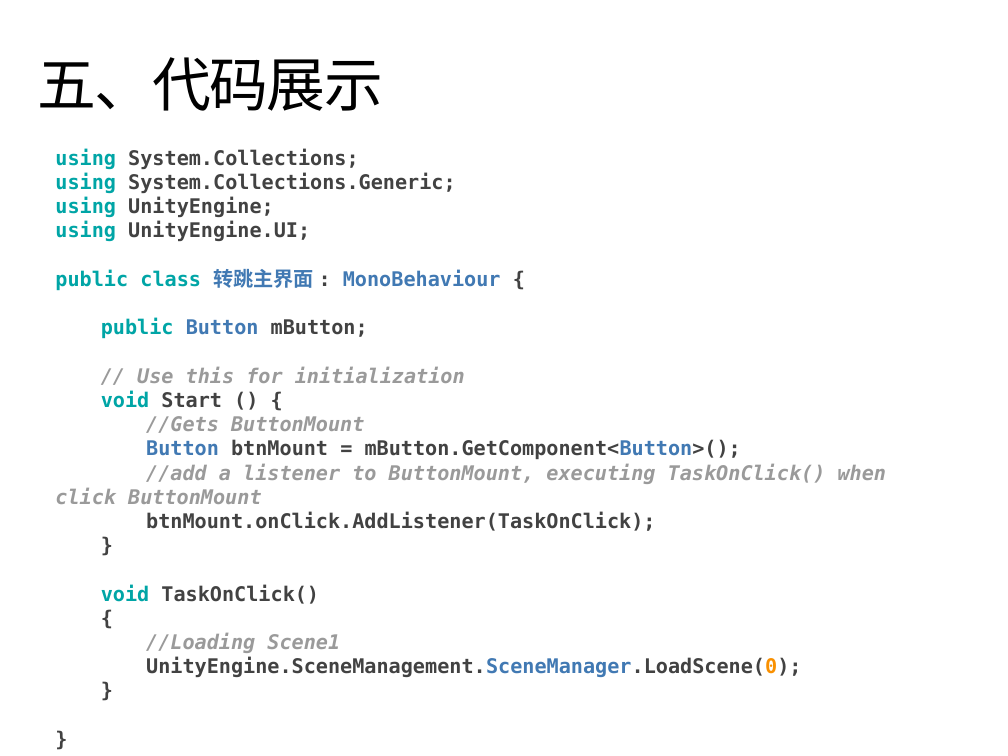
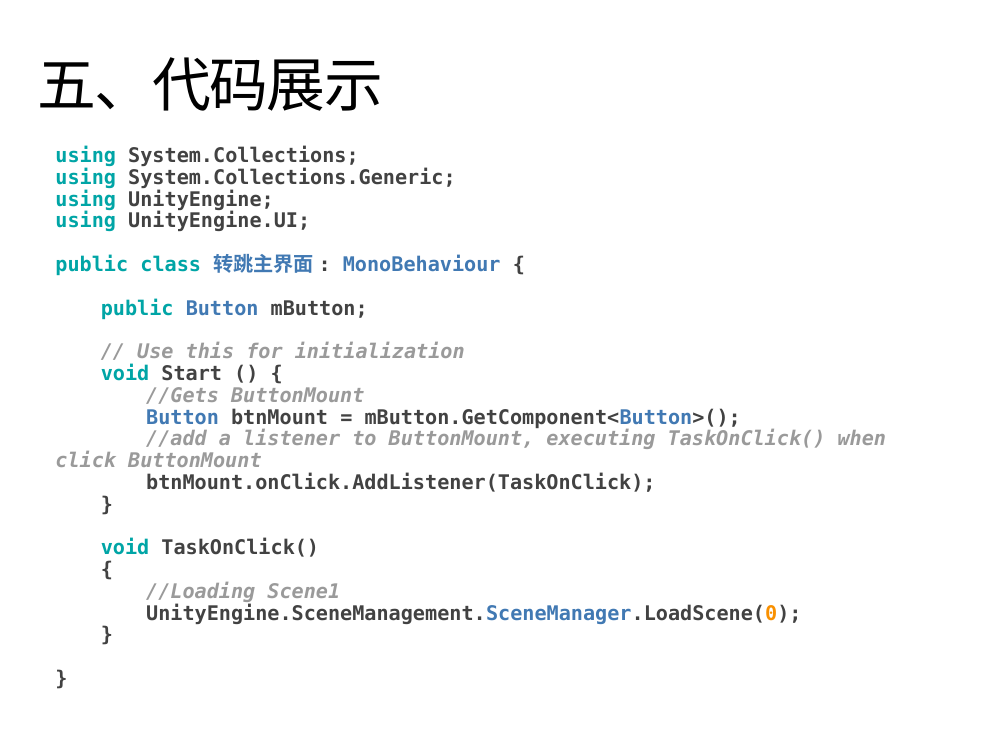
Before and after one commit to 3d-fishing/3D-app, a slide deck: slide 17 of 软件实现.pptx (slide 16 before the commit). Drawn at 1008x756 pixels with LibreOffice and Linux fonts; fonts in the diff are those of the drawing. Boxes give left, top, right and bottom in pixels: in the first picture for what was removed or moved away, otherwise in the second. Text is boxed around its words. In the diff, an @@ line names an element or a change of style, - is before the commit and + after.

```diff
--- a/软件实现.pptx
+++ b/软件实现.pptx
@@ text "using System.Collections; using System.Collections.Generic;  ..." at [55, 146, 887, 624]: line spacing 1 to 0.9 @@
```
Also in this commit, not shown: 4 other slides changed, 1 slide added, 1 other file.
